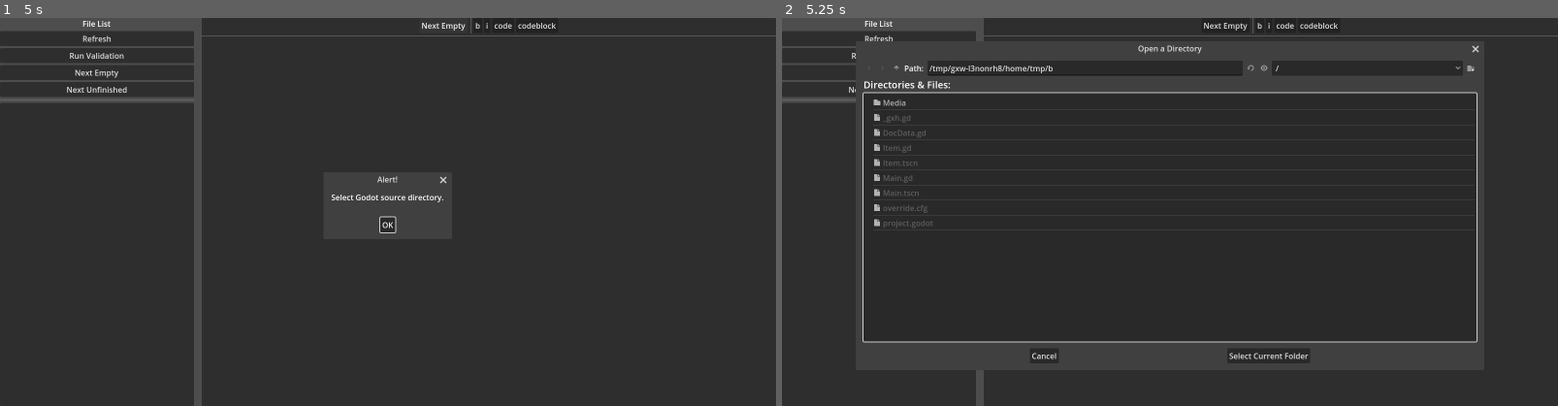
Above: before the commit, frames 1-2 (left to right).
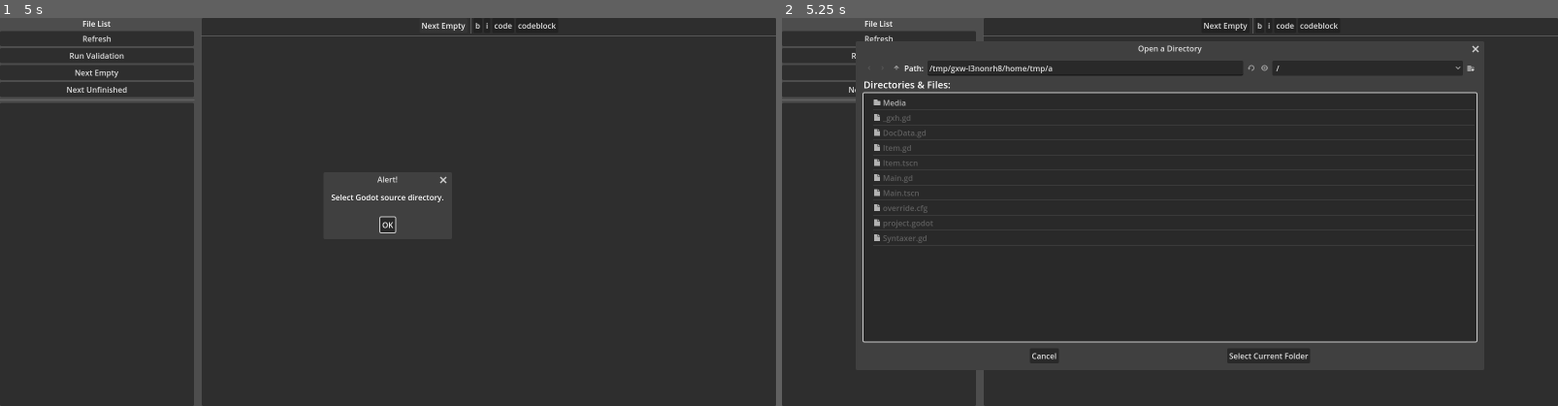
Above: after the commit, the same moments.

Repository: KoBeWi/Godot-Documentation-Editor
Game: Godot game, scene res://Main.tscn
Two runs of this game, one before a commit and one after it. Both use one fixed random seed, a clock stepped at 60 frames per second and the inputs below.
Inputs:
- Up to frame 1 (5 s): click "Next Empty" at 0.5 s; click "Next Empty" at 1.25 s; click "Next Unfinished" at 2 s; click "Next Unfinished" at 2.75 s; click "Next Empty" at 3.5 s; click "Next Empty" at 4.25 s
- Up to frame 2 (5.25 s): click "OK" at 5 s

Frame 1 is identical in both runs. In frame 2, less than 0.1% of the frame differs, in the area x 11-65%, y 12-58%.

Commit message:
Added deprecated support and useless highlighter

Diff:
--- a/DocData.gd
+++ b/DocData.gd
@@ -142,6 +142,9 @@
 	store_end_header(file, indent, member.get_type_string())
 
 func store_description(file: FileAccess, indent: int, text: PackedStringArray):
+	if text.is_empty() or (text.size() == 1 and text[0].is_empty()):
+		return
+
 	for line in text:
 		if line.strip_edges().is_empty():
 			file.store_line("")
--- a/Item.gd
+++ b/Item.gd
@@ -1,15 +1,31 @@
 extends Control
 
 @onready var description: TextEdit = $Description
+@onready var deprecated_message: TextEdit = $DeprecatedMessage
+@onready var deprecated_button: CheckButton = %DeprecatedButton
 
 var member: DocData.Member
 var field: StringName
 
 func _ready() -> void:
-	if member:
-		description.text = "\n".join(member.get(field))
-		refresh_color()
+	description.syntax_highlighter = preload("res://Syntaxer.gd").new()
 	description.text_changed.connect(update_member)
+
+	deprecated_message.syntax_highlighter = preload("res://Syntaxer.gd").new()
+	deprecated_message.text_changed.connect(update_member)
+
+	if not member:
+		return
+
+	description.text = "\n".join(member.get(field))
+
+	var deprecated: String = member.attributes.get("deprecated", "")
+	if not deprecated.is_empty():
+		deprecated_button.set_pressed_no_signal(true)
+		deprecated_message.show()
+		deprecated_message.text = deprecated
+
+	refresh_color()
 
 func set_member(m: DocData.Member, f := &"description"):
 	member = m
@@ -46,13 +62,21 @@
 		refresh_color()
 
 func refresh_color():
-	modulate = Color.RED if description.text.is_empty() else Color.WHITE
+	var is_empty := description.text.is_empty() and (not deprecated_button.button_pressed or deprecated_message.text.is_empty())
+	description.modulate = Color.RED if is_empty else Color.WHITE
 
 func connect_changed(target: Callable):
 	description.text_changed.connect(target)
+	deprecated_message.text_changed.connect(target)
+	deprecated_button.pressed.connect(target)
 
 func update_member():
 	member.set(field, description.text.split("\n"))
+
+	if deprecated_button.button_pressed:
+		member.attributes["deprecated"] = deprecated_message.text
+	else:
+		member.attributes.erase("deprecated")
 
 func edit():
 	description.grab_focus()
@@ -64,3 +88,8 @@
 	if meta is String:
 		if meta.begins_with("param"):
 			description.insert_text_at_caret("[param %s]" % meta.get_slice(":", 1))
+
+func toggle_deprecated(toggled_on: bool) -> void:
+	deprecated_message.visible = toggled_on
+	update_member()
+	refresh_color()
--- a/Item.tscn
+++ b/Item.tscn
@@ -11,16 +11,38 @@
 layout_mode = 2
 theme_override_constants/margin_left = 30
 
-[node name="Label" type="RichTextLabel" parent="MarginContainer"]
+[node name="HBoxContainer" type="HBoxContainer" parent="MarginContainer"]
+layout_mode = 2
+
+[node name="Label" type="RichTextLabel" parent="MarginContainer/HBoxContainer"]
 unique_name_in_owner = true
 layout_mode = 2
+size_flags_horizontal = 3
 bbcode_enabled = true
 fit_content = true
+
+[node name="DeprecatedButton" type="CheckButton" parent="MarginContainer/HBoxContainer"]
+unique_name_in_owner = true
+layout_mode = 2
+text = "Deprecated"
+
+[node name="CheckButton2" type="CheckButton" parent="MarginContainer/HBoxContainer"]
+layout_mode = 2
+text = "Experimental"
+
+[node name="DeprecatedMessage" type="TextEdit" parent="."]
+visible = false
+layout_mode = 2
+placeholder_text = "Deprecated message."
+wrap_mode = 1
+scroll_fit_content_height = true
 
 [node name="Description" type="TextEdit" parent="."]
 layout_mode = 2
 wrap_mode = 1
 scroll_fit_content_height = true
 
-[connection signal="meta_clicked" from="MarginContainer/Label" to="." method="_on_label_meta_clicked"]
+[connection signal="meta_clicked" from="MarginContainer/HBoxContainer/Label" to="." method="_on_label_meta_clicked"]
+[connection signal="toggled" from="MarginContainer/HBoxContainer/DeprecatedButton" to="." method="toggle_deprecated"]
+[connection signal="text_changed" from="DeprecatedMessage" to="." method="refresh_color"]
 [connection signal="text_changed" from="Description" to="." method="refresh_color"]
--- a/Main.gd
+++ b/Main.gd
@@ -172,6 +172,7 @@
 	var pre_xml := XMLParser.new()
 	pre_xml.open(path)
 
+	## TODO: count deprecated
 	while pre_xml.read() != ERR_FILE_EOF:
 		match pre_xml.get_node_type():
 			XMLParser.NODE_ELEMENT:
--- /dev/null
+++ b/Syntaxer.gd
@@ -0,0 +1,30 @@
+extends SyntaxHighlighter
+
+func _get_line_syntax_highlighting(line: int) -> Dictionary:
+	var line_text := get_line(line)
+	var ret: Dictionary
+
+	var i := -1
+	while true:
+		var start := line_text.find("[", i + 1)
+		if start == -1:
+			break
+
+		if start > 0 and line_text[start - 1] != " ":
+			i = start
+			continue
+
+		var end := line_text.find("]", start + 1)
+		if end == -1:
+			ret[start] = {"color": Color.RED}
+			break
+
+		ret[start] = {"color": Color.YELLOW}
+		ret[end + 1] = {}
+
+		i = end
+
+	return ret
+
+func get_line(line: int) -> String:
+	return get_text_edit().get_line(line)
